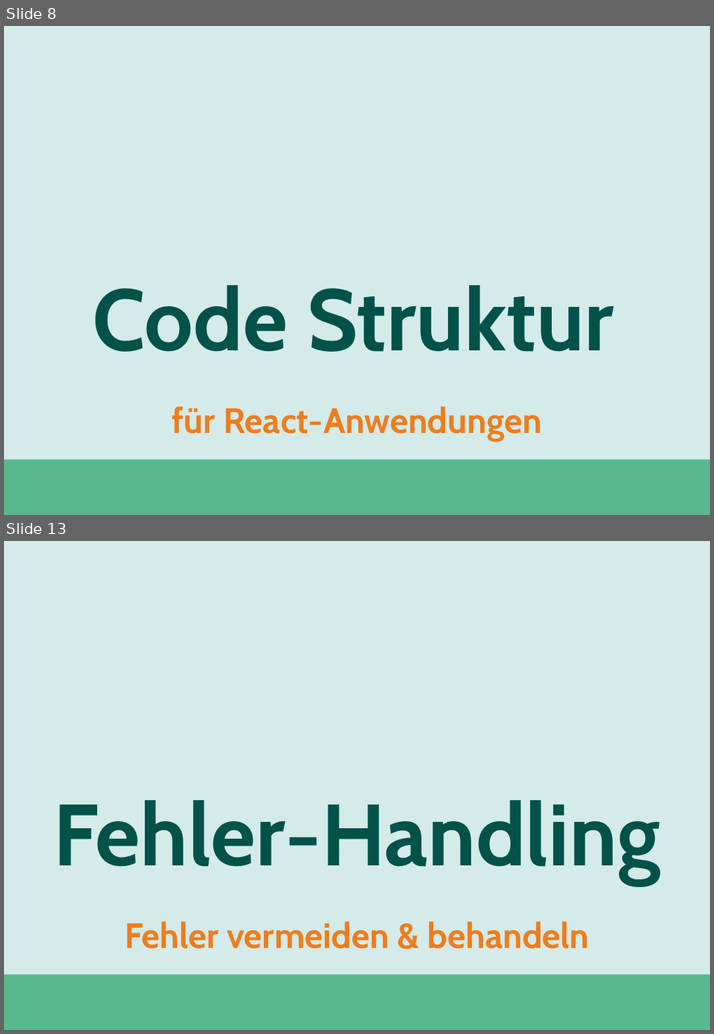
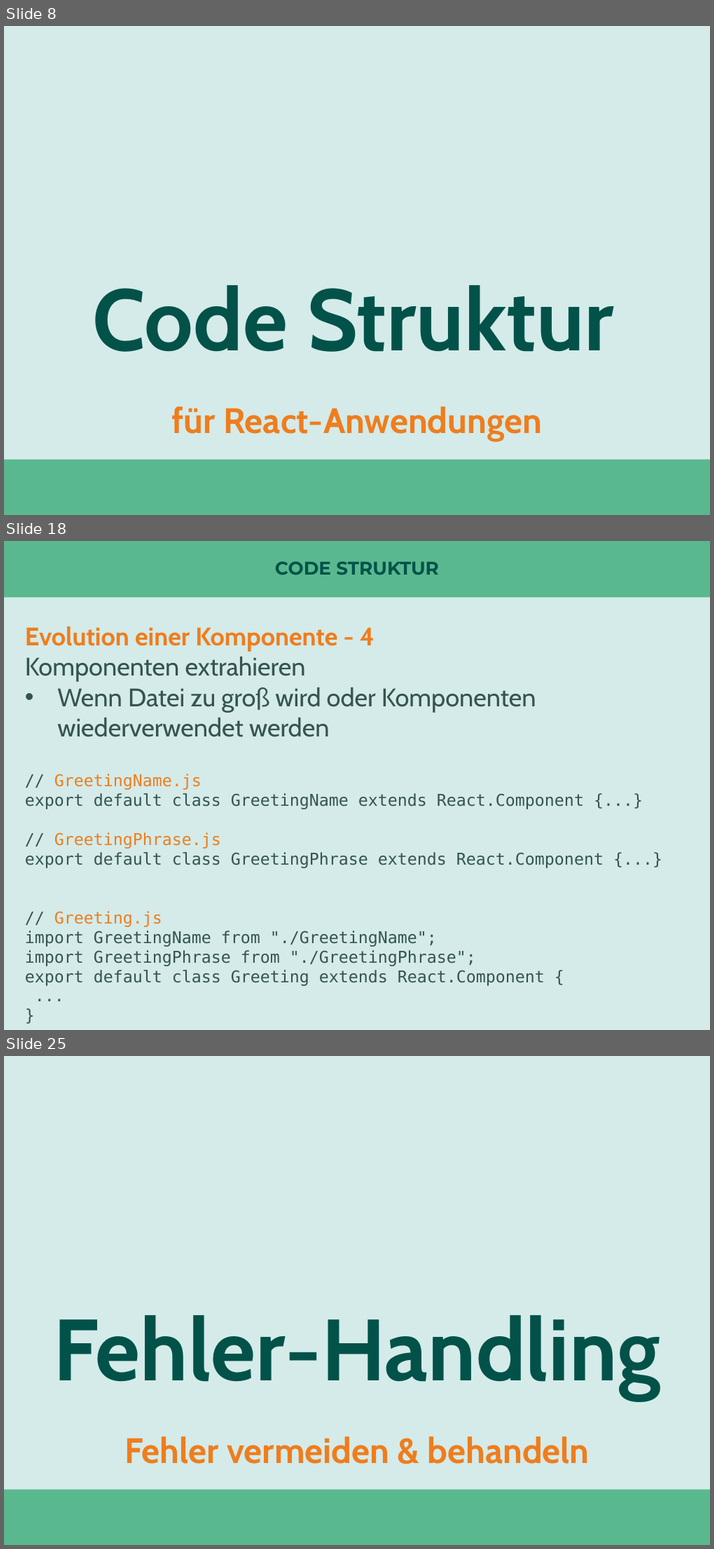
Before and after one commit to nilshartmann/react-talk, a slide deck: react-in-enterprise-anwendungen.pptx. Shown one above the other, each under a label of ours: slides 8 and 13 before the commit, slides 8, 18 and 25 after it; the slides between them are not shown. The pictures are 714x1034 and 714x1549 pixels, drawn with LibreOffice and Linux fonts; fonts in the diff are those of the drawing. Boxes give left, top, right and bottom in pixels: in the first picture for what was removed or moved away, otherwise in the second. Text is boxed around its words. In the diff, an @@ line names an element or a change of style, - is before the commit and + after.

```diff
--- a/react-in-enterprise-anwendungen.pptx
+++ b/react-in-enterprise-anwendungen.pptx
@@ slide 18 added at (4,541,710,1030), background #D4EBE9 @@
@@ rectangle added at (4,541,710,597), fill #5AB88F @@
@@ title added at (275,561,439,575), 20.3 pt, text #025249, bold @@
+CODE STRUKTUR
@@ text added at (25,626,536,737), 28 pt, text #36544F @@
+Evolution einer Komponente - 4
+Komponenten extrahieren
+• Wenn Datei zu groß wird oder Komponenten wiederverwendet werden
@@ text added at (25,773,603,985), 18 pt, text #36544F @@
+// GreetingName.js
+export default class GreetingName extends React.Component {...}
+// GreetingPhrase.js
+export default class GreetingPhrase extends React.Component {...}
+// Greeting.js
+import GreetingName from "./GreetingName";
+import GreetingPhrase from "./GreetingPhrase";
+export default class Greeting extends React.Component {
+...
+}
@@ what was slide 13 is now slide 25 @@
```
Also in this commit, not shown: 6 slides changed, 13 other slides added, 7 slides removed, 1 other file.
